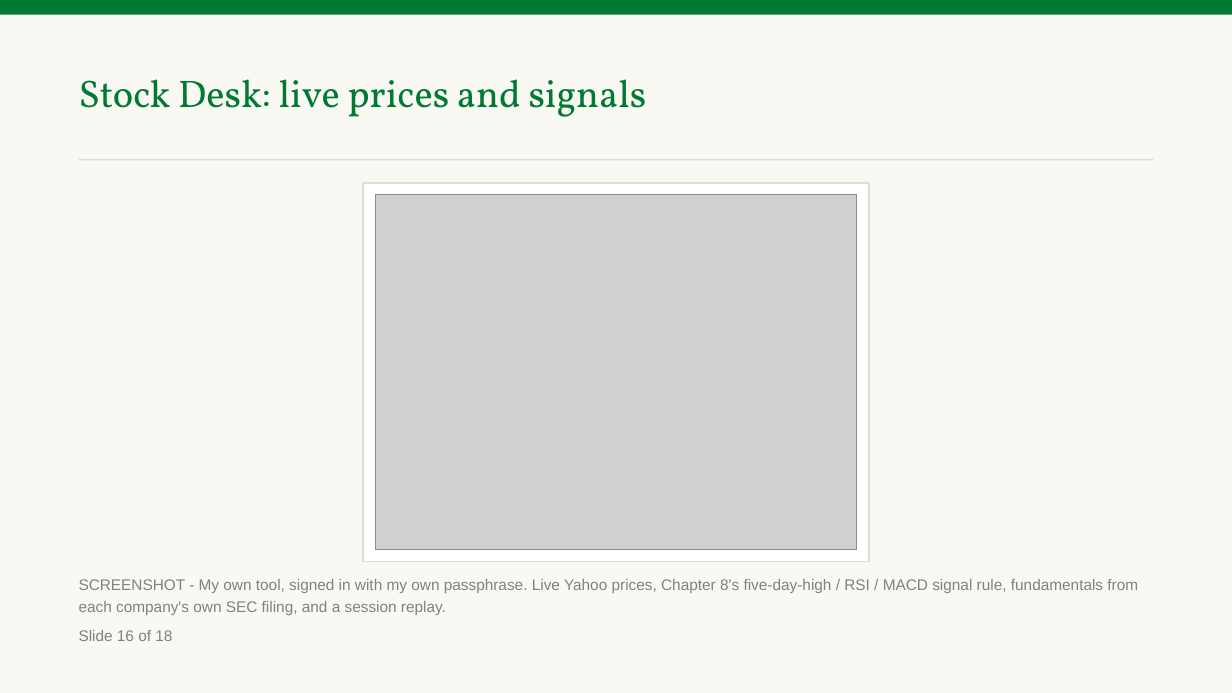
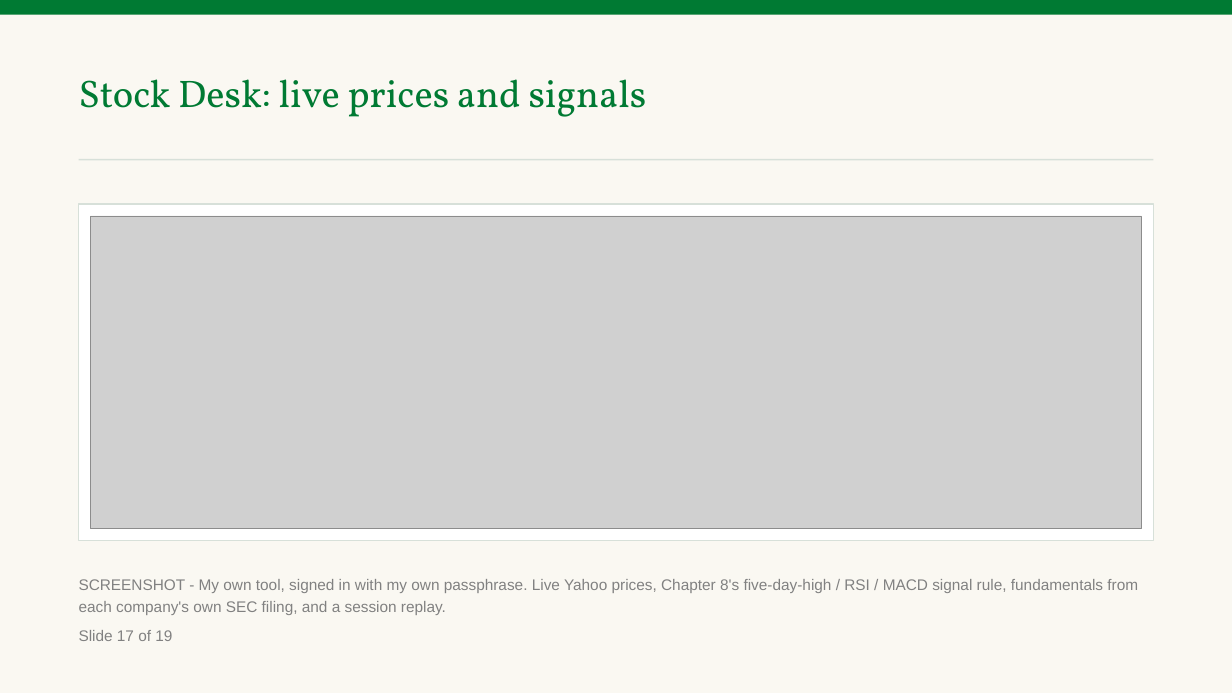
Before and after one commit to benjiesotelo-sudo/Telos_FIN1209, a slide deck: slide 18 of special-lecture/FIN1209-Special-Lecture-AI-Tools-Student-Edition.pptx (slide 17 before the commit). Drawn at 1232x693 pixels with LibreOffice and Linux fonts; fonts in the diff are those of the drawing; grey boxes stand for pictures. Boxes give left, top, right and bottom in pixels: in the first picture for what was removed or moved away, otherwise in the second. Text is boxed around its words. In the diff, an @@ line names an element or a change of style, - is before the commit and + after.

```diff
--- a/special-lecture/FIN1209-Special-Lecture-AI-Tools-Student-Edition.pptx
+++ b/special-lecture/FIN1209-Special-Lecture-AI-Tools-Student-Edition.pptx
@@ rectangle: place and size @@
-rectangle at [363, 183, 869, 562]
+rectangle at [79, 204, 1153, 542]
@@ picture: place and size @@
-picture at [375, 195, 857, 550]
+picture at [91, 216, 1141, 530]
@@ text at [79, 630, 172, 641]: text changed @@
-Slide 16 of 18
+Slide 17 of 19
```
Also in this commit, not shown: 16 other slides changed, 1 slide added, 3 other files.
